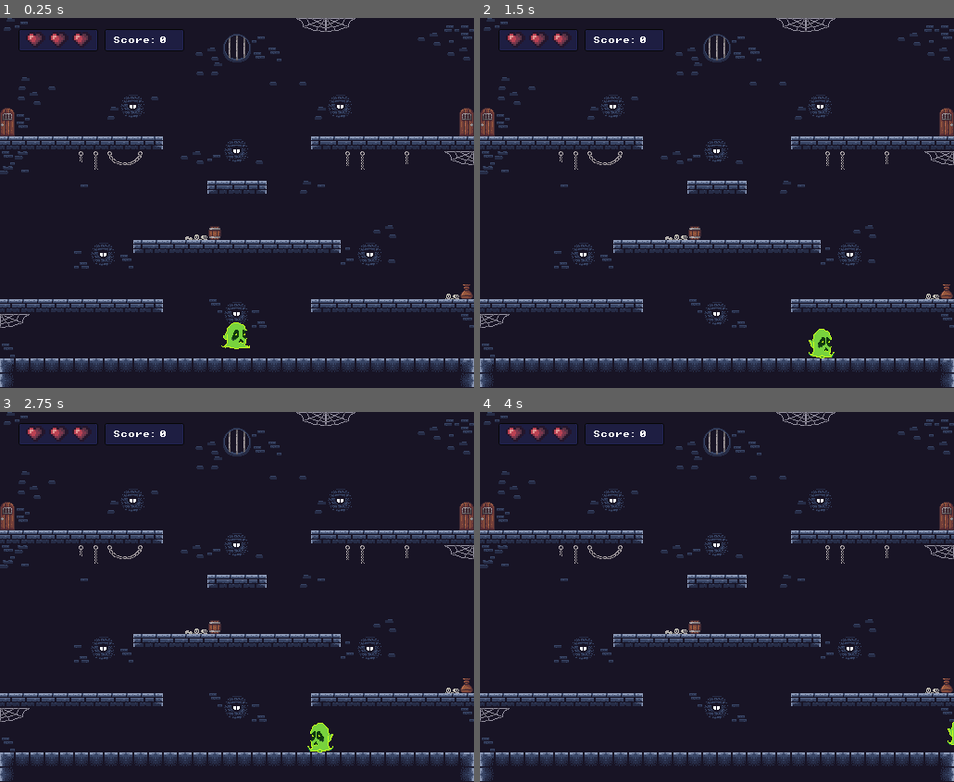
Above: before the commit, frames 1-4 (two rows, left to right).
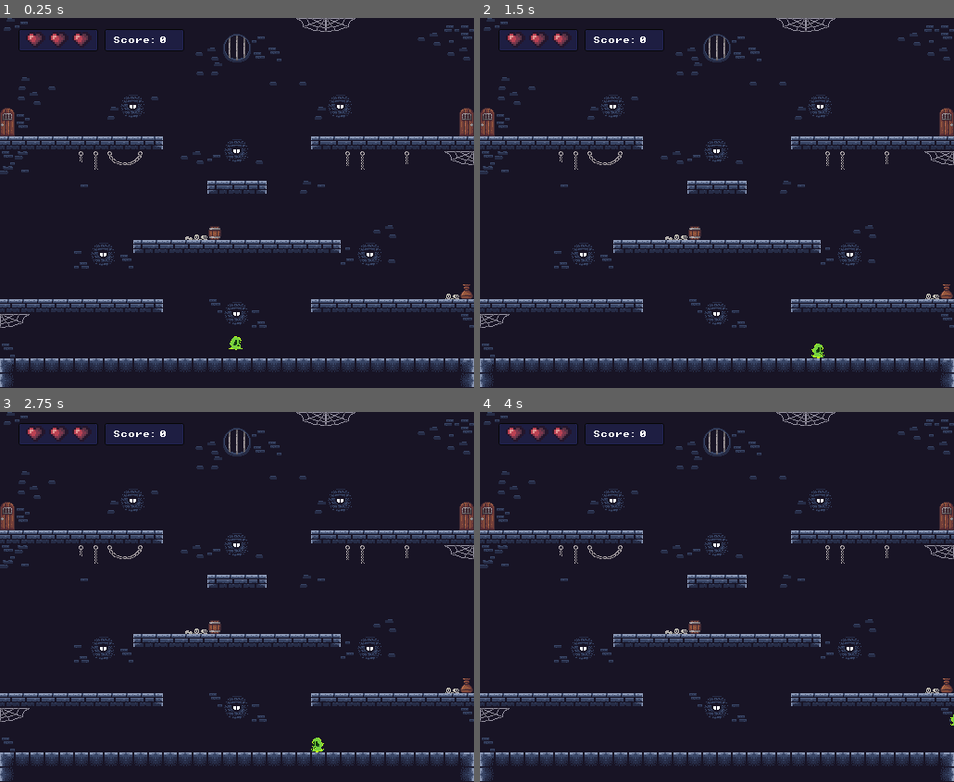
Above: after the commit, the same moments.

Repository: Iizakku/tiimi4_gamejam
Game: Godot game, scene res://Scenes/Levels/level.tscn
The game is run twice, just before and just after one commit, with the same random seed, the same clock (stepped at 60 frames per second) and the same inputs.
Inputs:
- Up to frame 1 (0.25 s): no input
- Up to frame 2 (1.5 s): hold D (move_right) from 0.53 s (still down); tap Space (jump) at 0.77 s
- Up to frame 3 (2.75 s): tap Space (jump) at 1.52 s; release D (move_right) at 2.03 s; hold Left (move_left) from 2.03 s (still down)
- Up to frame 4 (4 s): release Left (move_left) at 2.78 s; hold D (move_right) from 2.78 s (still down); tap Space (jump) at 3.02, 3.77 s

The runs differ from the first frame. In frame 1, 0.3% of the frame differs, in the area x 46-53%, y 82-90%; in frame 2, 0.3%, in the area x 69-75%, y 84-92%; in frame 3, 0.3%; in frame 4, less than 0.1%.

Commit message:
tehty muutoksia hahmoon
muutettu hahmon kokoa ja lisätty hyppyyn voimaa

Diff:
--- a/gamejam/Code/Characters/player.gd
+++ b/gamejam/Code/Characters/player.gd
@@ -2,7 +2,7 @@
 class_name Player
 
 const SPEED = 150.0
-const JUMP_VELOCITY = -250.0
+const JUMP_VELOCITY = -300.0
 
 var has_double_jumped: bool = false
 
--- a/gamejam/Scenes/Levels/level.tscn
+++ b/gamejam/Scenes/Levels/level.tscn
@@ -23,7 +23,6 @@
 
 [node name="Player" parent="." instance=ExtResource("1_f1n8c")]
 position = Vector2(255, 331)
-scale = Vector2(2, 2)
 
 [node name="Spawner" type="Node2D" parent="."]
 position = Vector2(551, 115)
Not shown, added: gamejam/Art/Sprites/luuranko.png.import
